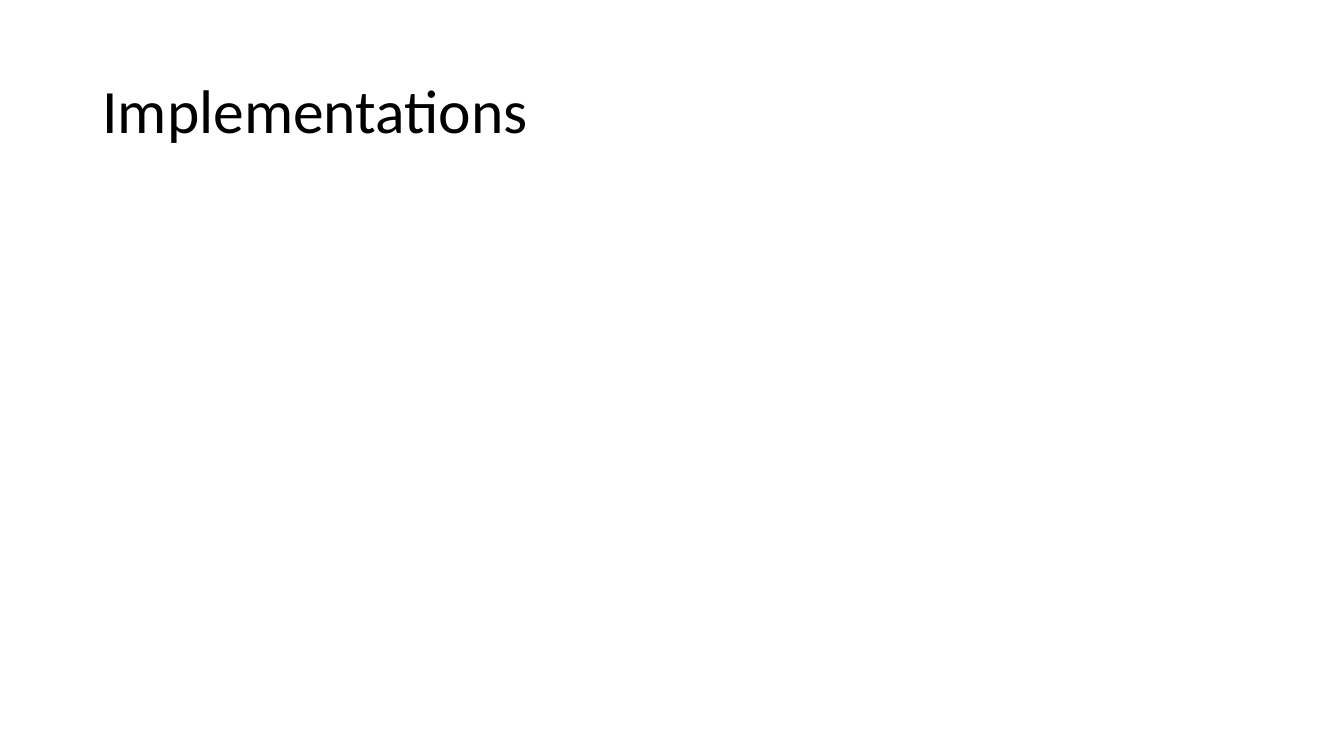
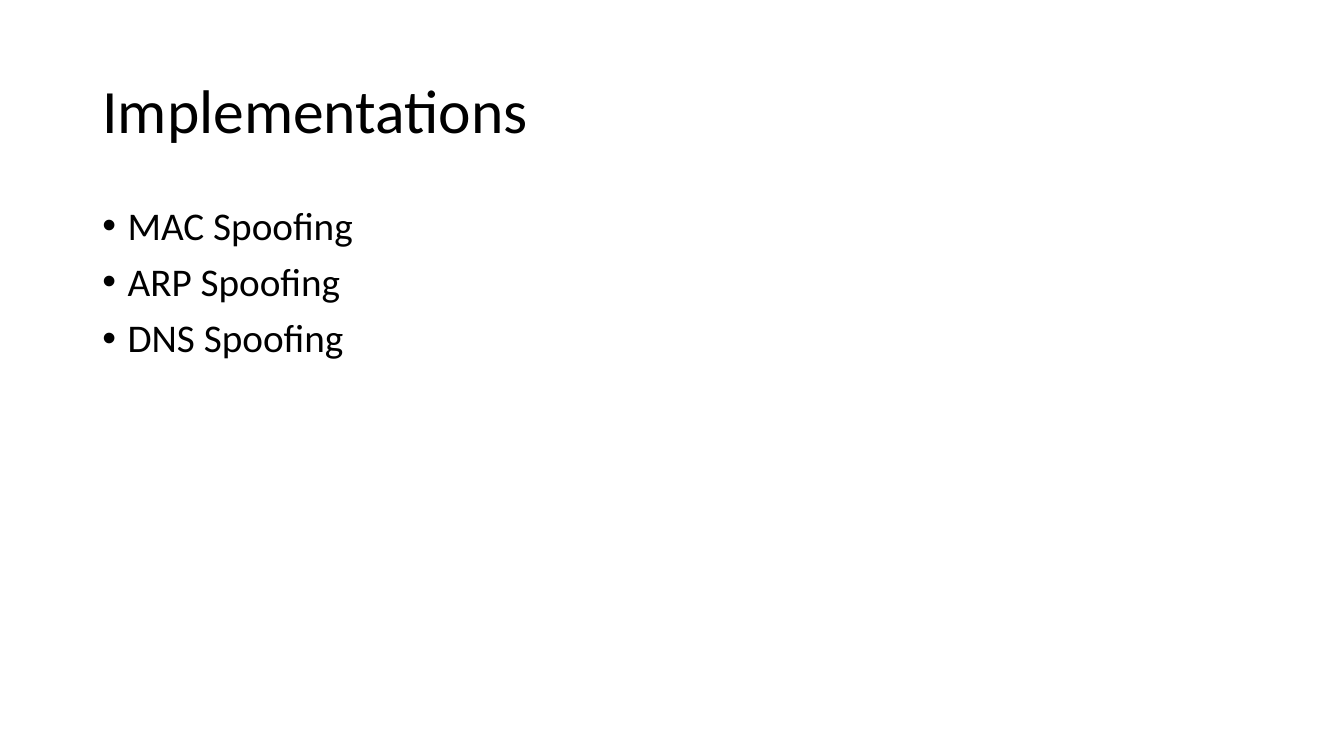
Before and after one commit to ckmurrer/University, a slide deck: slide 18 of Cosc472/Project-03/Network Switching Security.pptx. Drawn at 1344x756 pixels with LibreOffice and Linux fonts; fonts in the diff are those of the drawing. Boxes give left, top, right and bottom in pixels: in the first picture for what was removed or moved away, otherwise in the second. Text is boxed around its words. In the diff, an @@ line names an element or a change of style, - is before the commit and + after.

```diff
--- a/Cosc472/Project-03/Network Switching Security.pptx
+++ b/Cosc472/Project-03/Network Switching Security.pptx
@@ text added at bbox=[128, 213, 353, 359], 28 pt, text #000000 @@
+• MAC Spoofing
+• ARP Spoofing
+• DNS Spoofing
```
Also in this commit, not shown: 6 other slides changed, 4 slides added, 4 slides removed, 2 other files.
